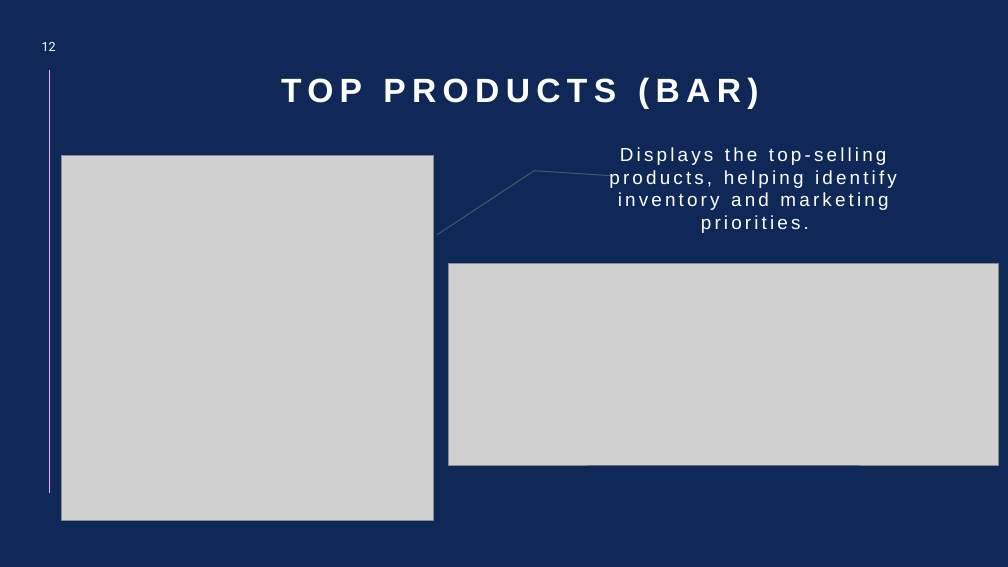
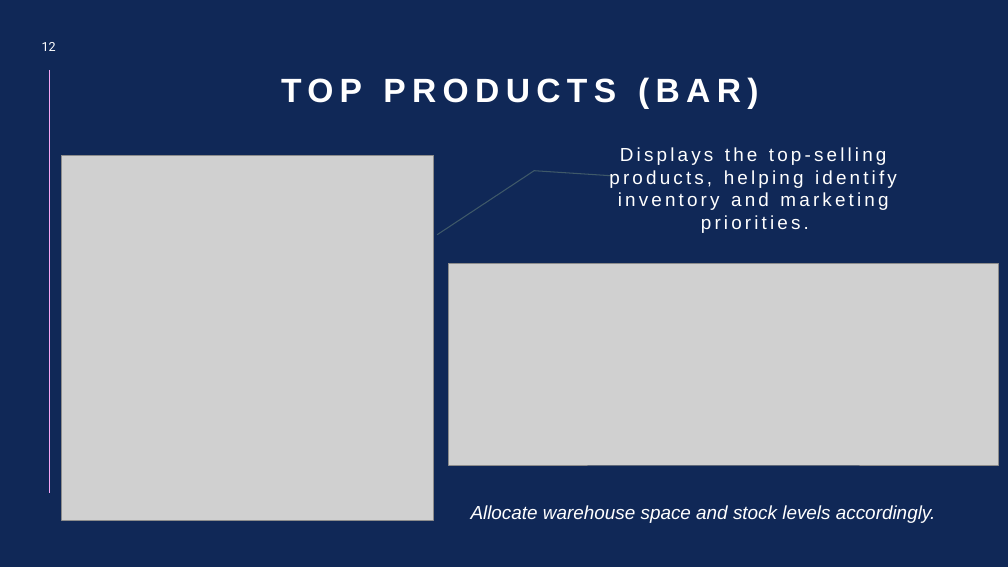
Before and after one commit to TeachFeastKunal/KunalYadav-Ecommerce_Data_Analysis, a slide deck: slide 12 of Ecommerce_Analysis_Project_IBM/Documentations/E-Commerce Sales Performance Analysis and Visualization using Python.pptx. Drawn at 1008x567 pixels with LibreOffice and Linux fonts; fonts in the diff are those of the drawing; grey boxes stand for pictures. Boxes give left, top, right and bottom in pixels: in the first picture for what was removed or moved away, otherwise in the second. Text is boxed around its words. In the diff, an @@ line names an element or a change of style, - is before the commit and + after.

```diff
--- a/Ecommerce_Analysis_Project_IBM/Documentations/E-Commerce Sales Performance Analysis and Visualization using Python.pptx
+++ b/Ecommerce_Analysis_Project_IBM/Documentations/E-Commerce Sales Performance Analysis and Visualization using Python.pptx
@@ text added at <box>471,505,935,523</box>, 18 pt, text #FFFFFF, italic @@
+Allocate warehouse space and stock levels accordingly.
```
Also in this commit, not shown: 6 other slides changed.
